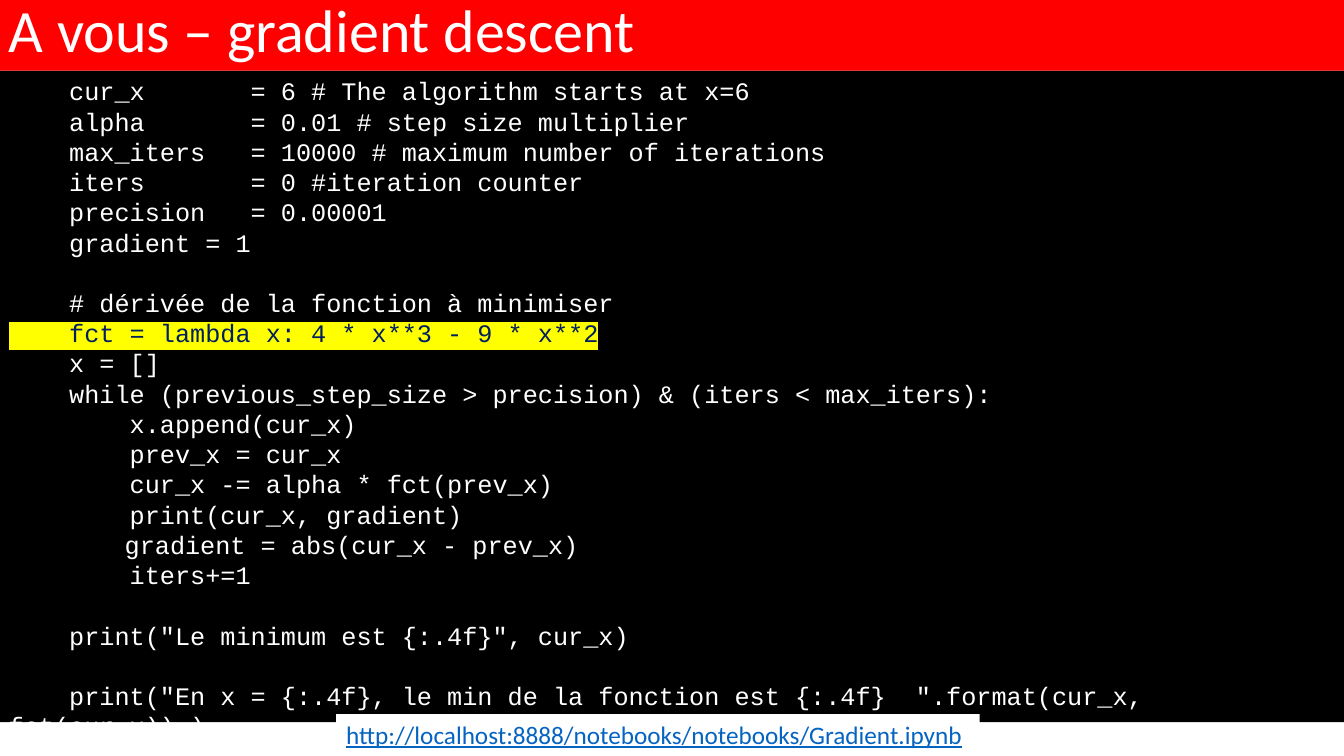
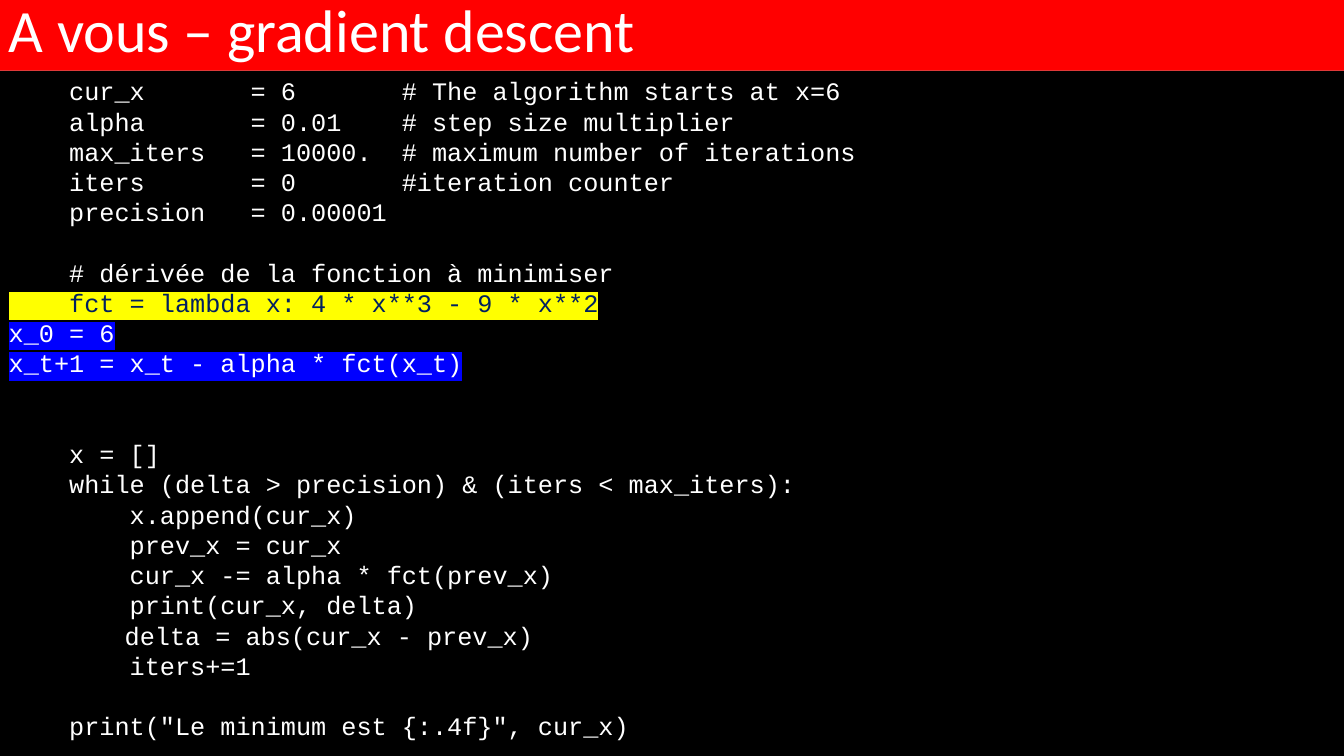
Before and after one commit to alexisperrier/XEmines_DataScience_2020, a slide deck: slide 8 of slides/XEM20_S1D6_sgd_ensembling.pptx. Drawn at 1344x756 pixels with LibreOffice and Linux fonts; fonts in the diff are those of the drawing. Boxes give left, top, right and bottom in pixels: in the first picture for what was removed or moved away, otherwise in the second. Text is boxed around its words. In the diff, an @@ line names an element or a change of style, - is before the commit and + after.

```diff
--- a/slides/XEM20_S1D6_sgd_ensembling.pptx
+++ b/slides/XEM20_S1D6_sgd_ensembling.pptx
@@ rectangle "cur_x = 6 # The ...": place and size @@
-rectangle "cur_x = 6 # The ..." at [0,71,1344,722]
+rectangle "cur_x = 6 # The ..." at [0,71,1344,756]
@@ text in rectangle at [281,142,855,162]: text changed @@
-max_iters = 10000 # maximum number of iterations
+max_iters = 10000. # maximum number of iterations
@@ text in rectangle at [69,233,251,258]: paragraph removed @@
-gradient = 1
@@ text in rectangle at [9,325,462,378]: paragraphs added @@
+x_0 = 6
+x_t+1 = x_t - alpha * fct(x_t)
@@ text in rectangle at [69,475,795,499]: text changed @@
-while (previous_step_size > precision) & (iters < max_iters):
+while (delta > precision) & (iters < max_iters):
@@ text in rectangle at [125,596,533,651]: text changed @@
-print(cur_x, gradient)
-gradient = abs(cur_x - prev_x)
+print(cur_x, delta)
+delta = abs(cur_x - prev_x)
@@ rectangle removed at [337,714,980,754] @@
-http://localhost:8888/notebooks/notebooks/Gradient.ipynb
```
Also in this commit, not shown: 10 other files.
